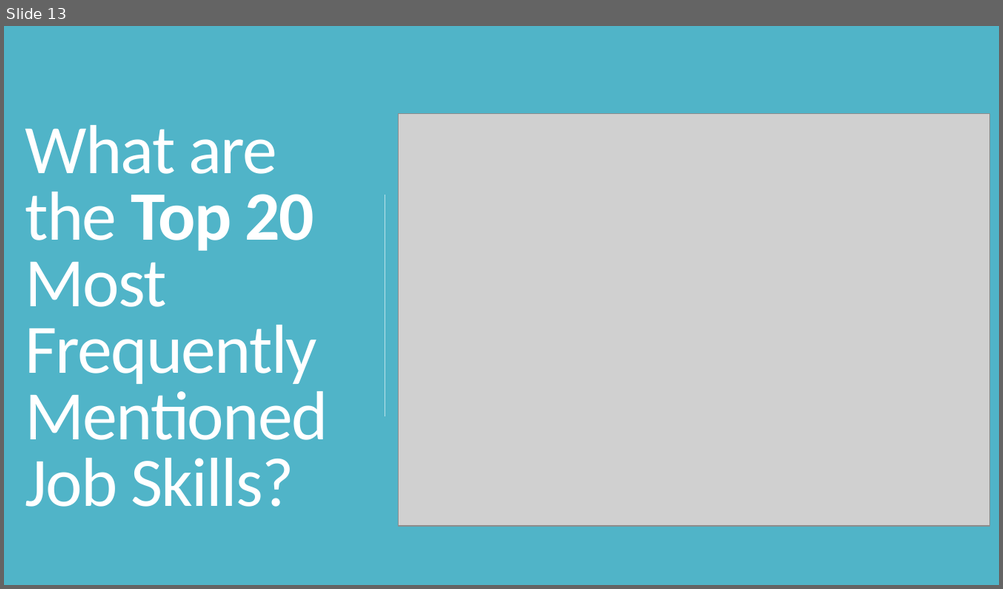
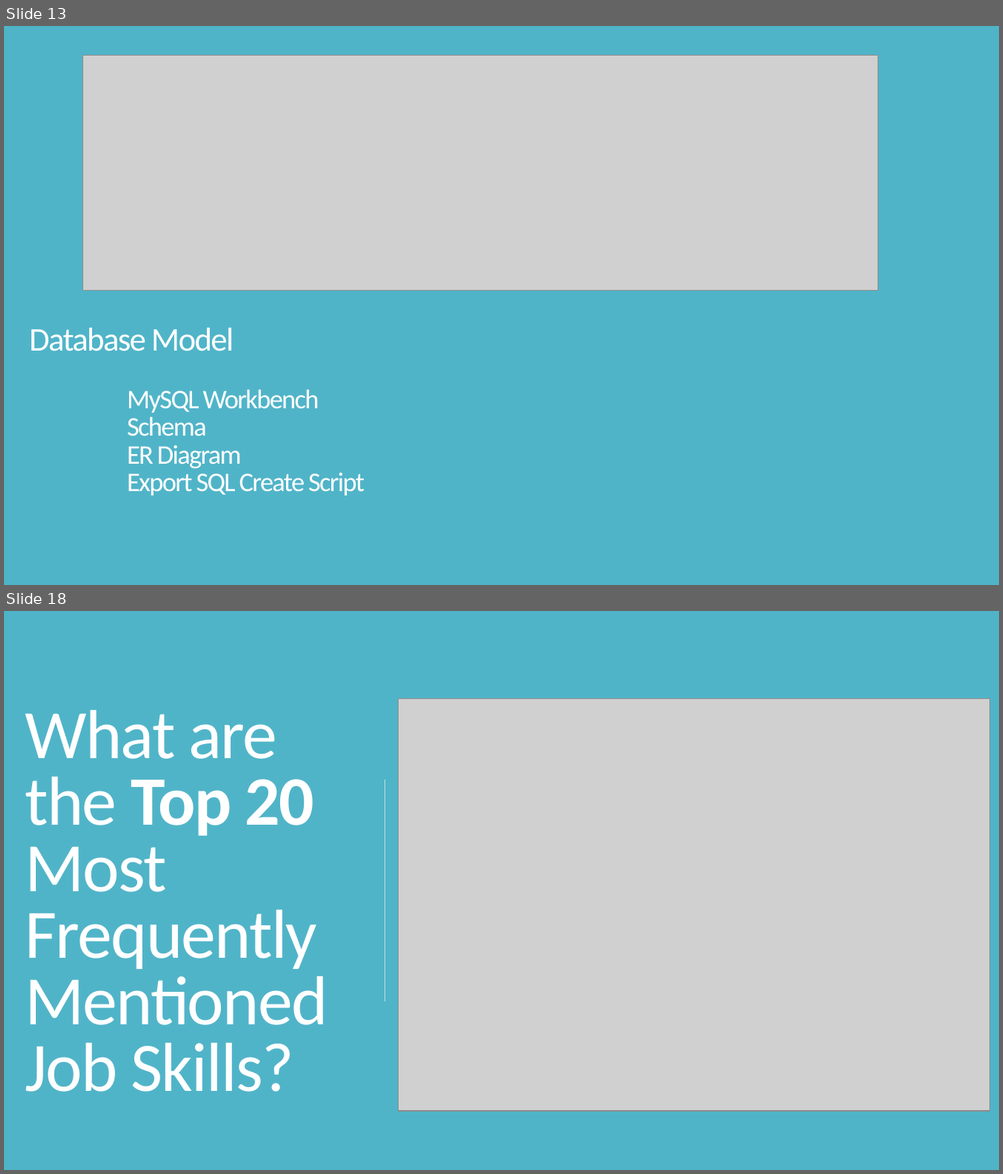
Before and after one commit to JAbinette/CUNY-607-Project-3-Data-Science-Skills, a slide deck: 00 - Presentation - What Data Science skills are most valued.pptx. Shown one above the other, each under a label of ours: slide 13 before the commit, slides 13 and 18 after it; the slides between them are not shown. The pictures are 1003x589 and 1003x1174 pixels, drawn with LibreOffice and Linux fonts; fonts in the diff are those of the drawing; grey boxes stand for pictures. Boxes give left, top, right and bottom in pixels: in the first picture for what was removed or moved away, otherwise in the second. Text is boxed around its words. In the diff, an @@ line names an element or a change of style, - is before the commit and + after.

```diff
--- a/00 - Presentation - What Data Science skills are most valued.pptx
+++ b/00 - Presentation - What Data Science skills are most valued.pptx
@@ slide 13 added at <box>4,26,999,585</box>, background #50B4C8 @@
@@ picture added at <box>82,55,878,290</box> @@
@@ title added at <box>29,328,234,352</box>, 32 pt, text #FFFFFF @@
+Database Model
@@ text added at <box>127,389,364,496</box>, 26 pt, text #FFFFFF @@
+MySQL Workbench
+Schema
+ER Diagram
+Export SQL Create Script
@@ what was slide 13 is now slide 18 @@
```
Also in this commit, not shown: 2 slides changed, 4 other slides added.
